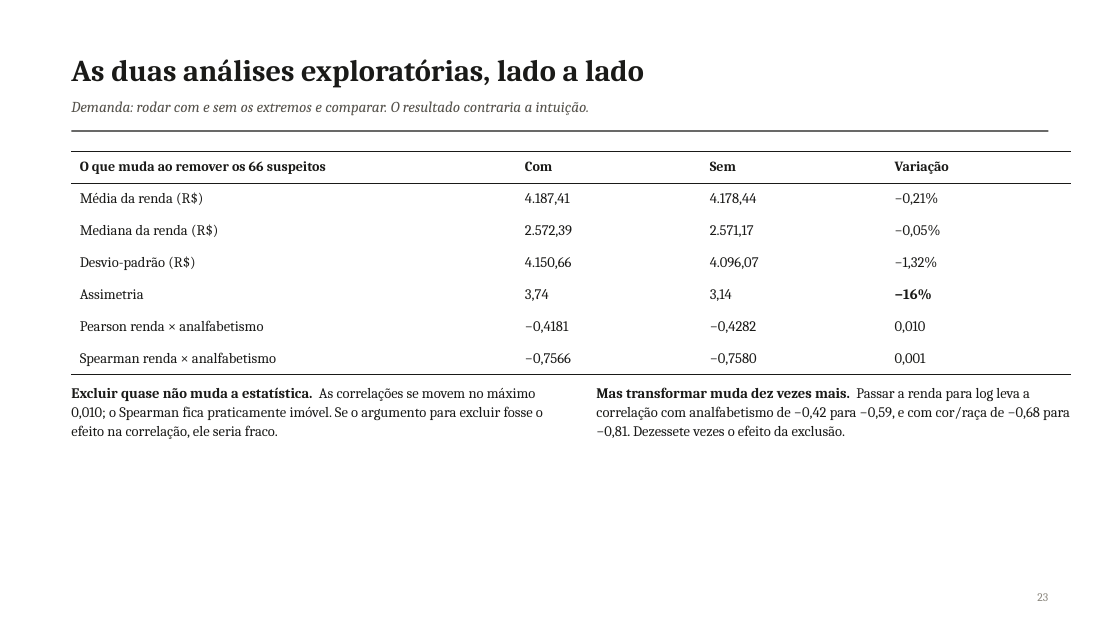
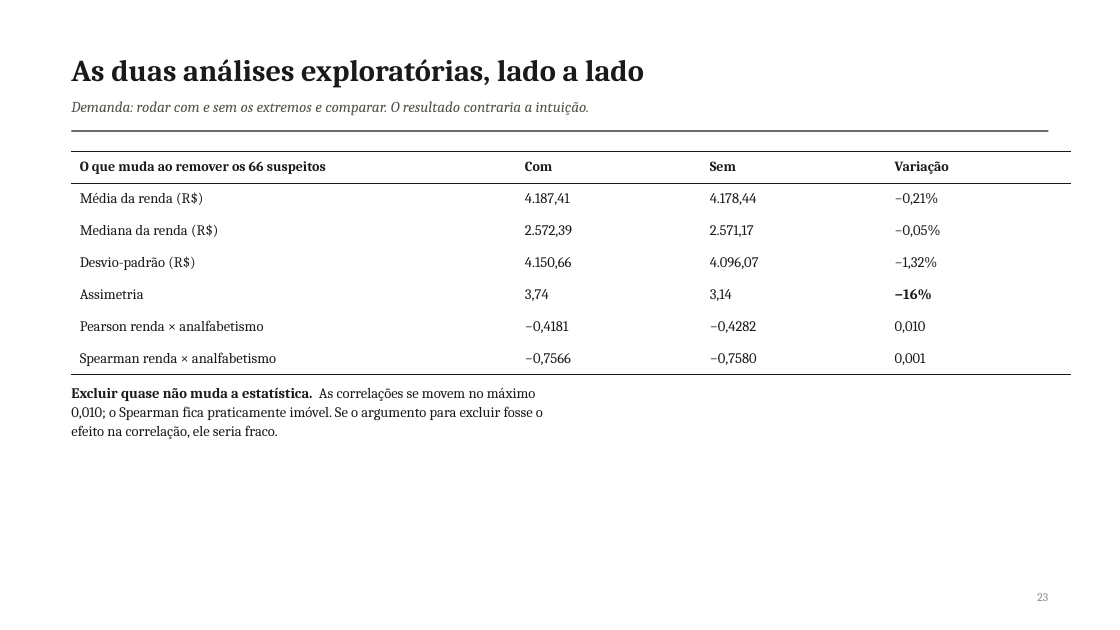
Before and after one commit to pedrinndias/Projeto_IVS_Censo, a slide deck: slide 21 of docs/Apresentacoes_IVS/historico/2026-08-21_EDA_Central_1a_rodada.pptx (slide 23 before the commit). Drawn at 1120x630 pixels with LibreOffice and Linux fonts; fonts in the diff are those of the drawing. Boxes give left, top, right and bottom in pixels: in the first picture for what was removed or moved away, otherwise in the second. Text is boxed around its words. In the diff, an @@ line names an element or a change of style, - is before the commit and + after.

```diff
--- a/docs/Apresentacoes_IVS/historico/2026-08-21_EDA_Central_1a_rodada.pptx
+++ b/docs/Apresentacoes_IVS/historico/2026-08-21_EDA_Central_1a_rodada.pptx
@@ text removed at [596, 387, 1070, 438] @@
-Mas transformar muda dez vezes mais. Passar a renda para log leva a correlação com analfabetismo de −0,42 para −0,59, e com cor/raça de −0,68 para −0,81. Dezessete vezes o efeito da exclusão.
```
Also in this commit, not shown: 26 other slides changed, 7 slides removed, 3 other files.
